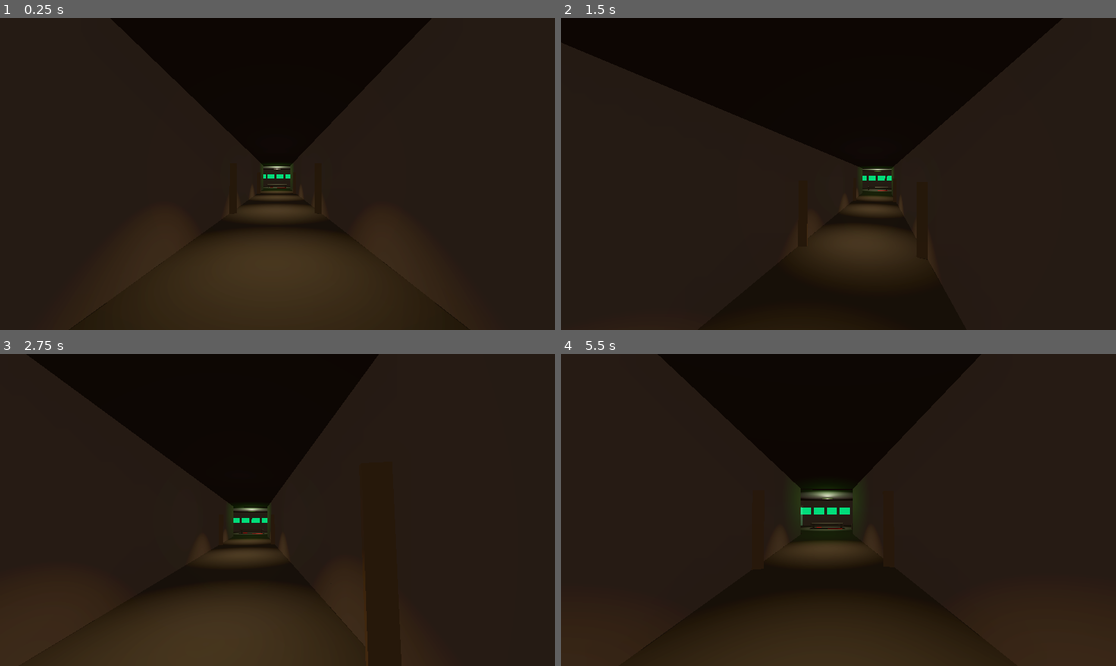
Above: before the commit, frames 1-4 (two rows, left to right).
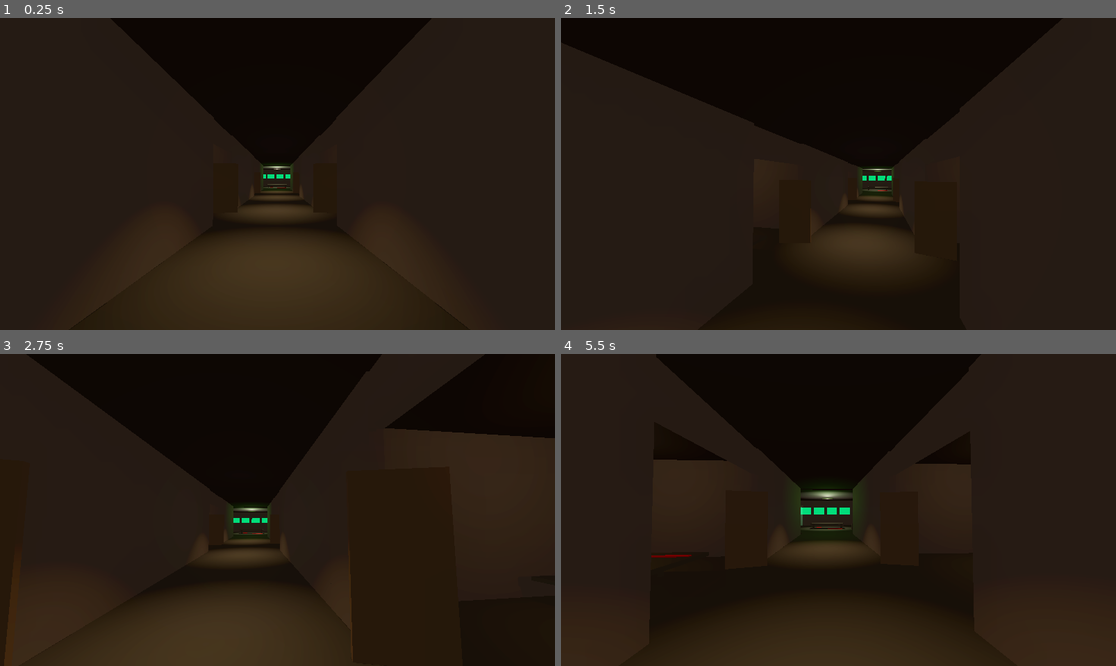
Above: after the commit, the same moments.

Repository: Nasir315/game_resonator
Game: Godot game, scene res://corridor.tscn
Same seed, same stepped clock (60 frames per second), same inputs: the game is played once before the commit and once after it.
Inputs (mouse positions are in pixels of both pictures, inside the frame that each line leads up to):
- Up to frame 1 (0.25 s): no input
- Up to frame 2 (1.5 s): tap Enter at 0.5 s; move the mouse to (866, 174) at 0.52 s; hold W (up) from 0.53 s (still down); tap Space (jump) at 0.77 s; move the mouse to (810, 174) at 1.27 s
- Up to frame 3 (2.75 s): keep holding W (up); tap Space (jump) at 1.52 s; move the mouse to (288, 503) at 2.02 s
- Up to frame 4 (5.5 s): keep holding W (up); move the mouse to (832, 516) at 2.77 s; tap Space (jump) at 3.02, 3.77, 4.52 s; move the mouse to (877, 513) at 3.52 s; move the mouse to (794, 506) at 4.27 s; move the mouse to (844, 510) at 5.02 s

The runs differ from the first frame. In frame 1, less than 0.1% of the frame differs, in the area x 45-58%, y 56-63%; in frame 2, less than 0.1%; in frame 3, 1.9%, in the area x 37-91%, y 0-100%; in frame 4, 0.1%.

Commit message:
corridor_prototype

Diff:
--- a/Scripts/corridor.gd
+++ b/Scripts/corridor.gd
@@ -23,13 +23,11 @@
 	env.glow_enabled = true
 	env.glow_intensity = 0.4
 	env.glow_bloom = 0.15
-
 	var world_env = WorldEnvironment.new()
 	world_env.environment = env
 	add_child(world_env)
 
 func build_corridor():
-	# --- MATERIALS ---
 	var wall_mat = StandardMaterial3D.new()
 	wall_mat.albedo_color = Color(0.18, 0.16, 0.15)
 	wall_mat.roughness = 0.95
@@ -55,7 +53,6 @@
 	var glass_mat = StandardMaterial3D.new()
 	glass_mat.albedo_color = Color(0.4, 0.7, 0.6, 0.25)
 	glass_mat.roughness = 0.05
-	glass_mat.metallic = 0.0
 	glass_mat.transparency = BaseMaterial3D.TRANSPARENCY_ALPHA
 
 	var paper_mat = StandardMaterial3D.new()
@@ -72,64 +69,60 @@
 	blood_mat.albedo_color = Color(0.35, 0.02, 0.02)
 	blood_mat.roughness = 0.9
 
-	# --- CORRIDOR FLOOR (seamless — no gap) ---
-	_make_box(
-		Vector3(0, -0.1, -CORRIDOR_LENGTH / 2),
-		Vector3(CORRIDOR_WIDTH, 0.2, CORRIDOR_LENGTH),
-		floor_mat, "CorridorFloor"
-	)
-
-	# --- CORRIDOR CEILING ---
-	_make_box(
-		Vector3(0, CORRIDOR_HEIGHT + 0.1, -CORRIDOR_LENGTH / 2),
-		Vector3(CORRIDOR_WIDTH, 0.2, CORRIDOR_LENGTH),
-		ceiling_mat, "CorridorCeiling"
-	)
-
-	# --- CORRIDOR WALLS ---
-	_make_box(
-		Vector3(-CORRIDOR_WIDTH / 2 - 0.1, CORRIDOR_HEIGHT / 2, -CORRIDOR_LENGTH / 2),
-		Vector3(0.2, CORRIDOR_HEIGHT, CORRIDOR_LENGTH),
-		wall_mat, "WallLeft"
-	)
-	_make_box(
-		Vector3(CORRIDOR_WIDTH / 2 + 0.1, CORRIDOR_HEIGHT / 2, -CORRIDOR_LENGTH / 2),
-		Vector3(0.2, CORRIDOR_HEIGHT, CORRIDOR_LENGTH),
-		wall_mat, "WallRight"
-	)
-	_make_box(
-		Vector3(0, CORRIDOR_HEIGHT / 2, 0.1),
-		Vector3(CORRIDOR_WIDTH, CORRIDOR_HEIGHT, 0.2),
-		wall_mat, "WallBack"
-	)
+	# --- FLOOR ---
+	_make_box(Vector3(0, -0.1, -CORRIDOR_LENGTH / 2),
+		Vector3(CORRIDOR_WIDTH, 0.2, CORRIDOR_LENGTH), floor_mat, "CorridorFloor")
+
+	# --- CEILING ---
+	_make_box(Vector3(0, CORRIDOR_HEIGHT + 0.1, -CORRIDOR_LENGTH / 2),
+		Vector3(CORRIDOR_WIDTH, 0.2, CORRIDOR_LENGTH), ceiling_mat, "CorridorCeiling")
+
+	# --- LEFT WALL — segmented with gaps at z=-8 and z=-20 ---
+	_make_box(Vector3(-CORRIDOR_WIDTH/2-0.1, CORRIDOR_HEIGHT/2, -3.5),
+		Vector3(0.2, CORRIDOR_HEIGHT, 7.0), wall_mat, "WallLeft1")
+	_make_box(Vector3(-CORRIDOR_WIDTH/2-0.1, CORRIDOR_HEIGHT/2, -14.0),
+		Vector3(0.2, CORRIDOR_HEIGHT, 6.0), wall_mat, "WallLeft2")
+	_make_box(Vector3(-CORRIDOR_WIDTH/2-0.1, CORRIDOR_HEIGHT/2, -26.0),
+		Vector3(0.2, CORRIDOR_HEIGHT, 8.0), wall_mat, "WallLeft3")
+
+	# --- RIGHT WALL — segmented with gaps at z=-8 and z=-20 ---
+	_make_box(Vector3(CORRIDOR_WIDTH/2+0.1, CORRIDOR_HEIGHT/2, -3.5),
+		Vector3(0.2, CORRIDOR_HEIGHT, 7.0), wall_mat, "WallRight1")
+	_make_box(Vector3(CORRIDOR_WIDTH/2+0.1, CORRIDOR_HEIGHT/2, -14.0),
+		Vector3(0.2, CORRIDOR_HEIGHT, 6.0), wall_mat, "WallRight2")
+	_make_box(Vector3(CORRIDOR_WIDTH/2+0.1, CORRIDOR_HEIGHT/2, -26.0),
+		Vector3(0.2, CORRIDOR_HEIGHT, 8.0), wall_mat, "WallRight3")
+
+	# --- BACK WALL ---
+	_make_box(Vector3(0, CORRIDOR_HEIGHT / 2, 0.1),
+		Vector3(CORRIDOR_WIDTH, CORRIDOR_HEIGHT, 0.2), wall_mat, "WallBack")
 
 	# --- SIDE ROOMS ---
 	var room_z_positions = [-8.0, -20.0]
 	var sides = [-1, 1]
-
 	for side in sides:
 		for i in range(NUM_SIDE_ROOMS):
 			var z = room_z_positions[i]
 			var x_offset = side * (CORRIDOR_WIDTH / 2 + ROOM_DEPTH / 2)
 			var room_name = ("Left" if side == -1 else "Right") + "Room" + str(i + 1)
-			_build_side_room(Vector3(x_offset, 0, z), side, room_name, wall_mat, floor_mat, ceiling_mat, door_mat, metal_mat, glass_mat, paper_mat, screen_mat, blood_mat)
-
-	# --- FLOOR BRIDGE between corridor and end room ---
-	_make_box(
-		Vector3(0, -0.1, -CORRIDOR_LENGTH - 1.0),
-		Vector3(CORRIDOR_WIDTH, 0.2, 2.2),
-		floor_mat, "BridgeFloor"
-	)
+			_build_side_room(Vector3(x_offset, 0, z), side, room_name,
+				wall_mat, floor_mat, ceiling_mat, door_mat,
+				metal_mat, glass_mat, paper_mat, screen_mat, blood_mat)
+
+	# --- BRIDGE FLOOR to end room ---
+	_make_box(Vector3(0, -0.1, -CORRIDOR_LENGTH - 1.0),
+		Vector3(CORRIDOR_WIDTH, 0.2, 2.2), floor_mat, "BridgeFloor")
 
 	# --- END ROOM ---
-	_build_end_room(Vector3(0, 0, -CORRIDOR_LENGTH - ROOM_SIZE), wall_mat, floor_mat, ceiling_mat, metal_mat, glass_mat, screen_mat, blood_mat)
-
-	# --- CORRIDOR LIGHTS (brighter) ---
+	_build_end_room(Vector3(0, 0, -CORRIDOR_LENGTH - ROOM_SIZE),
+		wall_mat, floor_mat, ceiling_mat, metal_mat, glass_mat, screen_mat, blood_mat)
+
+	# --- CORRIDOR LIGHTS ---
 	var light_positions = [-4.0, -10.0, -17.0, -24.0]
 	for lz in light_positions:
 		_make_corridor_light(Vector3(0, CORRIDOR_HEIGHT - 0.3, lz))
 
-	# --- AMBIENT fill light so nothing is pitch black ---
+	# --- AMBIENT FILL LIGHT ---
 	var ambient = OmniLight3D.new()
 	ambient.position = Vector3(0, CORRIDOR_HEIGHT / 2, -CORRIDOR_LENGTH / 2)
 	ambient.light_color = Color(0.4, 0.35, 0.3)
@@ -139,42 +132,43 @@
 	add_child(ambient)
 
 func _build_side_room(center: Vector3, side: int, room_name: String,
-		wall_mat, floor_mat, ceiling_mat, door_mat, metal_mat, glass_mat, paper_mat, screen_mat, blood_mat):
+		wall_mat, floor_mat, ceiling_mat, door_mat,
+		metal_mat, glass_mat, paper_mat, screen_mat, blood_mat):
 	var x = center.x
 	var z = center.z
 
-	# Floor
+	# Floor and ceiling
 	_make_box(Vector3(x, -0.1, z), Vector3(ROOM_DEPTH, 0.2, ROOM_SIZE), floor_mat, room_name + "_Floor")
-	# Ceiling
 	_make_box(Vector3(x, CORRIDOR_HEIGHT + 0.1, z), Vector3(ROOM_DEPTH, 0.2, ROOM_SIZE), ceiling_mat, room_name + "_Ceiling")
+
 	# Back wall
 	_make_box(Vector3(x + side * (ROOM_DEPTH / 2), CORRIDOR_HEIGHT / 2, z),
 		Vector3(0.2, CORRIDOR_HEIGHT, ROOM_SIZE), wall_mat, room_name + "_BackWall")
+
 	# Side walls
 	_make_box(Vector3(x, CORRIDOR_HEIGHT / 2, z - ROOM_SIZE / 2),
 		Vector3(ROOM_DEPTH, CORRIDOR_HEIGHT, 0.2), wall_mat, room_name + "_SideWallA")
 	_make_box(Vector3(x, CORRIDOR_HEIGHT / 2, z + ROOM_SIZE / 2),
 		Vector3(ROOM_DEPTH, CORRIDOR_HEIGHT, 0.2), wall_mat, room_name + "_SideWallB")
 
-	# Front wall — split for doorway
-	_make_box(Vector3(x - side * (ROOM_DEPTH / 2 - 0.1), CORRIDOR_HEIGHT / 2, z - ROOM_SIZE / 2 + 0.8),
-		Vector3(0.2, CORRIDOR_HEIGHT, ROOM_SIZE - 4.2), wall_mat, room_name + "_FrontWallA")
-	_make_box(Vector3(x - side * (ROOM_DEPTH / 2 - 0.1), CORRIDOR_HEIGHT / 2, z + ROOM_SIZE / 2 - 0.8),
-		Vector3(0.2, CORRIDOR_HEIGHT, ROOM_SIZE - 4.2), wall_mat, room_name + "_FrontWallB")
+	# Front wall — wide open doorway (4 units gap)
+	_make_box(Vector3(x - side * (ROOM_DEPTH / 2 - 0.1), CORRIDOR_HEIGHT / 2, z - ROOM_SIZE / 2 + 0.7),
+		Vector3(0.2, CORRIDOR_HEIGHT, ROOM_SIZE - 4.6), wall_mat, room_name + "_FrontWallA")
+	_make_box(Vector3(x - side * (ROOM_DEPTH / 2 - 0.1), CORRIDOR_HEIGHT / 2, z + ROOM_SIZE / 2 - 0.7),
+		Vector3(0.2, CORRIDOR_HEIGHT, ROOM_SIZE - 4.6), wall_mat, room_name + "_FrontWallB")
 	_make_box(Vector3(x - side * (ROOM_DEPTH / 2 - 0.1), CORRIDOR_HEIGHT - 0.4, z),
-		Vector3(0.2, 0.7, 3.6), wall_mat, room_name + "_Lintel")
-
-	# Door — slightly ajar
+		Vector3(0.2, 0.7, 4.0), wall_mat, room_name + "_Lintel")
+
+	# Door — swung wide open
 	var door = _make_box(
-		Vector3(x - side * (ROOM_DEPTH / 2 - 0.25), 1.1, z - 1.2),
-		Vector3(0.08, 2.2, 1.1), door_mat, room_name + "_Door"
-	)
+		Vector3(x - side * (ROOM_DEPTH / 2 - 0.25), 1.1, z - 1.5),
+		Vector3(0.08, 2.2, 1.1), door_mat, room_name + "_Door")
 	door.get_parent().rotation_degrees.y = 75.0 * side
 
 	# Room light
 	_make_omni_light(Vector3(x, CORRIDOR_HEIGHT - 0.5, z), 6.0, Color(0.5, 0.45, 0.35), 1.4)
 
-	# --- LAB CONTENTS per room ---
+	# Room contents
 	if room_name == "LeftRoom1":
 		_furnish_sample_storage(x, z, side, metal_mat, glass_mat, paper_mat)
 	elif room_name == "RightRoom1":
@@ -185,57 +179,42 @@
 		_furnish_equipment_storage(x, z, side, metal_mat, glass_mat)
 
 func _furnish_sample_storage(x, z, side, metal_mat, glass_mat, paper_mat):
-	# Shelving unit on back wall
 	for shelf in range(3):
 		_make_box(Vector3(x + side * 2.8, 0.5 + shelf * 0.7, z),
 			Vector3(0.3, 0.08, ROOM_SIZE - 0.4), metal_mat, "SampleShelf" + str(shelf))
-		# Vials on each shelf
 		for v in range(5):
-			var vial = _make_box(Vector3(x + side * 2.6, 0.65 + shelf * 0.7, z - 1.5 + v * 0.7),
+			_make_box(Vector3(x + side * 2.6, 0.65 + shelf * 0.7, z - 1.5 + v * 0.7),
 				Vector3(0.08, 0.2, 0.08), glass_mat, "Vial_" + str(shelf) + str(v))
-	# Lab table
 	_make_box(Vector3(x, 0.45, z), Vector3(ROOM_DEPTH - 1.5, 0.08, 1.2), metal_mat, "SampleTable")
 	_make_box(Vector3(x - 1.0, 0.22, z), Vector3(0.08, 0.45, 0.08), metal_mat, "TableLegA")
 	_make_box(Vector3(x + 1.0, 0.22, z), Vector3(0.08, 0.45, 0.08), metal_mat, "TableLegB")
-	# Papers on table
 	_make_box(Vector3(x, 0.5, z + 0.2), Vector3(0.6, 0.02, 0.4), paper_mat, "SamplePapers")
-	# Microscope-ish shape
 	_make_box(Vector3(x - 1.2, 0.6, z - 0.1), Vector3(0.18, 0.28, 0.18), metal_mat, "Microscope_Base")
 	_make_box(Vector3(x - 1.2, 0.88, z - 0.1), Vector3(0.06, 0.35, 0.06), metal_mat, "Microscope_Arm")
 
 func _furnish_monitoring_station(x, z, side, metal_mat, screen_mat, paper_mat):
-	# Desk along back wall
 	_make_box(Vector3(x + side * 2.0, 0.45, z), Vector3(2.8, 0.08, ROOM_SIZE - 0.6), metal_mat, "MonitorDesk")
-	# Monitor screens (3 of them)
 	for m in range(3):
 		_make_box(Vector3(x + side * 2.6, 1.1, z - 1.0 + m * 1.0),
 			Vector3(0.06, 0.5, 0.75), screen_mat, "Screen" + str(m))
-		# Screen stand
 		_make_box(Vector3(x + side * 2.55, 0.6, z - 1.0 + m * 1.0),
 			Vector3(0.04, 0.3, 0.04), metal_mat, "ScreenStand" + str(m))
-	# Chair
 	_make_box(Vector3(x + side * 1.2, 0.4, z), Vector3(0.6, 0.06, 0.6), metal_mat, "ChairSeat")
 	_make_box(Vector3(x + side * 1.2, 0.78, z + 0.27), Vector3(0.6, 0.55, 0.06), metal_mat, "ChairBack")
-	# Papers scattered
 	_make_box(Vector3(x + side * 2.2, 0.5, z - 0.5), Vector3(0.5, 0.015, 0.35), paper_mat, "MonPapers1")
 	_make_box(Vector3(x + side * 2.2, 0.5, z + 0.6), Vector3(0.4, 0.015, 0.3), paper_mat, "MonPapers2")
 
 func _furnish_containment_prep(x, z, side, metal_mat, glass_mat, blood_mat):
-	# Central examination table
 	_make_box(Vector3(x, 0.5, z), Vector3(ROOM_DEPTH - 2.0, 0.1, 2.0), metal_mat, "ExamTable")
 	for leg in [Vector3(-1.5, 0.25, -0.8), Vector3(1.5, 0.25, -0.8),
 				Vector3(-1.5, 0.25, 0.8), Vector3(1.5, 0.25, 0.8)]:
 		_make_box(Vector3(x + leg.x, leg.y, z + leg.z),
 			Vector3(0.08, 0.5, 0.08), metal_mat, "ExamLeg" + str(leg))
-	# Restraint straps visual (flat dark strips)
 	_make_box(Vector3(x, 0.56, z - 0.5), Vector3(ROOM_DEPTH - 2.2, 0.03, 0.12), blood_mat, "Strap1")
 	_make_box(Vector3(x, 0.56, z + 0.5), Vector3(ROOM_DEPTH - 2.2, 0.03, 0.12), blood_mat, "Strap2")
-	# Blood smear on floor near table
 	_make_box(Vector3(x + side * 0.5, 0.01, z + 1.2), Vector3(0.9, 0.02, 0.5), blood_mat, "BloodSmear")
-	# IV stand
 	_make_box(Vector3(x + side * 1.8, 1.1, z - 0.5), Vector3(0.04, 2.2, 0.04), metal_mat, "IVPole")
 	_make_box(Vector3(x + side * 1.8, 2.15, z - 0.5), Vector3(0.5, 0.04, 0.04), metal_mat, "IVCrossbar")
-	# Sample containers on shelf
 	for shelf in range(2):
 		_make_box(Vector3(x + side * 2.8, 0.6 + shelf * 0.8, z + 1.5),
 			Vector3(0.2, 0.06, 1.8), metal_mat, "ContainShelf" + str(shelf))
@@ -244,21 +223,18 @@
 				Vector3(0.12, 0.22, 0.12), glass_mat, "ContainVial" + str(shelf) + str(j))
 
 func _furnish_equipment_storage(x, z, side, metal_mat, glass_mat):
-	# Large equipment crates/cabinets
 	for c in range(3):
 		_make_box(Vector3(x + side * 2.5, 0.7, z - 1.5 + c * 1.5),
 			Vector3(1.0, 1.4, 1.1), metal_mat, "Cabinet" + str(c))
-		# Cabinet handle
 		_make_box(Vector3(x + side * 2.0, 0.75, z - 1.5 + c * 1.5),
 			Vector3(0.04, 0.04, 0.25), glass_mat, "Handle" + str(c))
-	# Gas cylinders leaning on wall
 	for cyl in range(2):
 		_make_box(Vector3(x + side * 2.8, 0.6, z + 1.5 - cyl * 0.5),
 			Vector3(0.22, 1.2, 0.22), metal_mat, "GasCyl" + str(cyl))
-	# Fallen equipment box on floor
 	_make_box(Vector3(x, 0.2, z + 1.0), Vector3(1.2, 0.4, 0.8), metal_mat, "FallenBox")
 
-func _build_end_room(center: Vector3, wall_mat, floor_mat, ceiling_mat, metal_mat, glass_mat, screen_mat, blood_mat):
+func _build_end_room(center: Vector3, wall_mat, floor_mat, ceiling_mat,
+		metal_mat, glass_mat, screen_mat, blood_mat):
 	var x = center.x
 	var z = center.z
 	var end_size = ROOM_SIZE * 1.8
@@ -275,28 +251,28 @@
 				Vector3(-1.5, 0.25, 0.7), Vector3(1.5, 0.25, 0.7)]:
 		_make_box(Vector3(x + leg.x, leg.y, z + leg.z), Vector3(0.1, 0.5, 0.1), metal_mat, "OpLeg" + str(leg))
 
-	# Overhead surgical light rig
+	# Overhead surgical light
 	_make_box(Vector3(x, CORRIDOR_HEIGHT - 0.2, z), Vector3(1.2, 0.1, 0.5), metal_mat, "SurgLightRig")
 	_make_omni_light(Vector3(x, CORRIDOR_HEIGHT - 0.35, z), 5.0, Color(0.9, 0.88, 0.82), 3.5)
 
-	# Large containment tank (glass tube with subject)
+	# Containment tank
 	_make_box(Vector3(x - 3.5, 1.2, z - 2.0), Vector3(0.9, 2.4, 0.9), glass_mat, "ContainTank")
 	_make_box(Vector3(x - 3.5, 0.1, z - 2.0), Vector3(1.0, 0.2, 1.0), metal_mat, "TankBase")
 	_make_box(Vector3(x - 3.5, 2.5, z - 2.0), Vector3(1.0, 0.2, 1.0), metal_mat, "TankTop")
 
-	# Wall of monitors on far wall
+	# Wall of monitors
 	for m in range(4):
 		_make_box(Vector3(x - 3.0 + m * 1.8, 2.0, z - end_size / 2 + 0.1),
 			Vector3(1.4, 0.9, 0.08), screen_mat, "EndScreen" + str(m))
 
-	# Blood on floor near table
+	# Blood on floor
 	_make_box(Vector3(x + 0.8, 0.01, z + 1.2), Vector3(1.5, 0.02, 0.7), blood_mat, "EndBlood1")
 	_make_box(Vector3(x - 1.0, 0.01, z - 1.0), Vector3(0.6, 0.02, 0.9), blood_mat, "EndBlood2")
 
-	# Crashed/overturned equipment cart
+	# Overturned cart
 	_make_box(Vector3(x + 3.0, 0.3, z + 1.5), Vector3(1.0, 0.6, 0.7), metal_mat, "OverturnedCart")
 
-	# End room ambient — sickly green
+	# End room light
 	_make_omni_light(Vector3(x, CORRIDOR_HEIGHT - 0.5, z + 2.0), 12.0, Color(0.3, 0.6, 0.25), 1.0)
 
 func _make_corridor_light(pos: Vector3):
